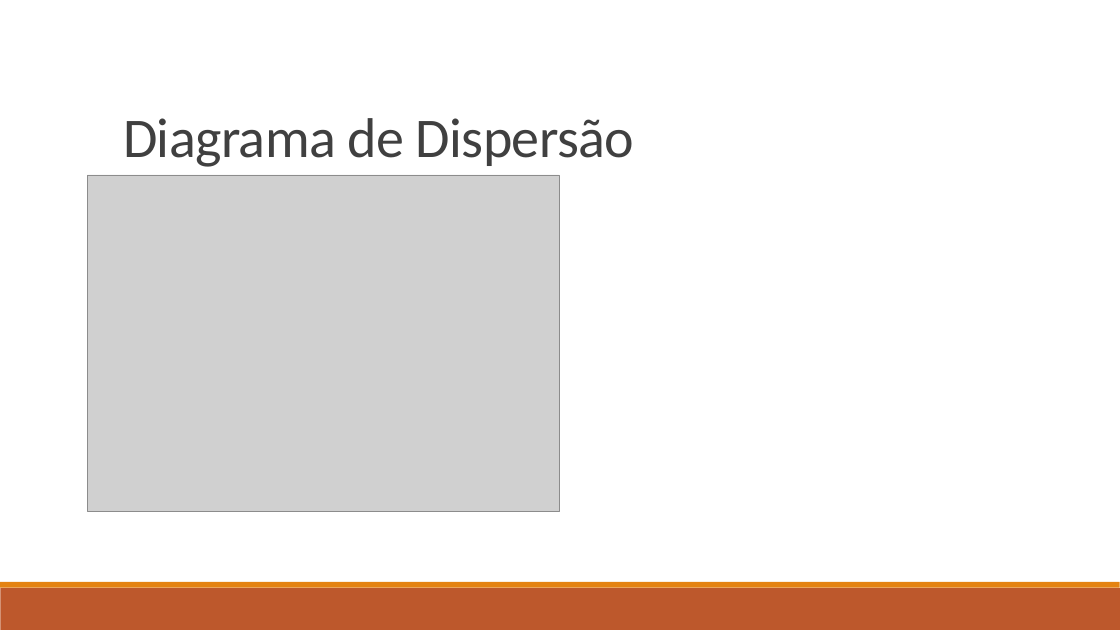
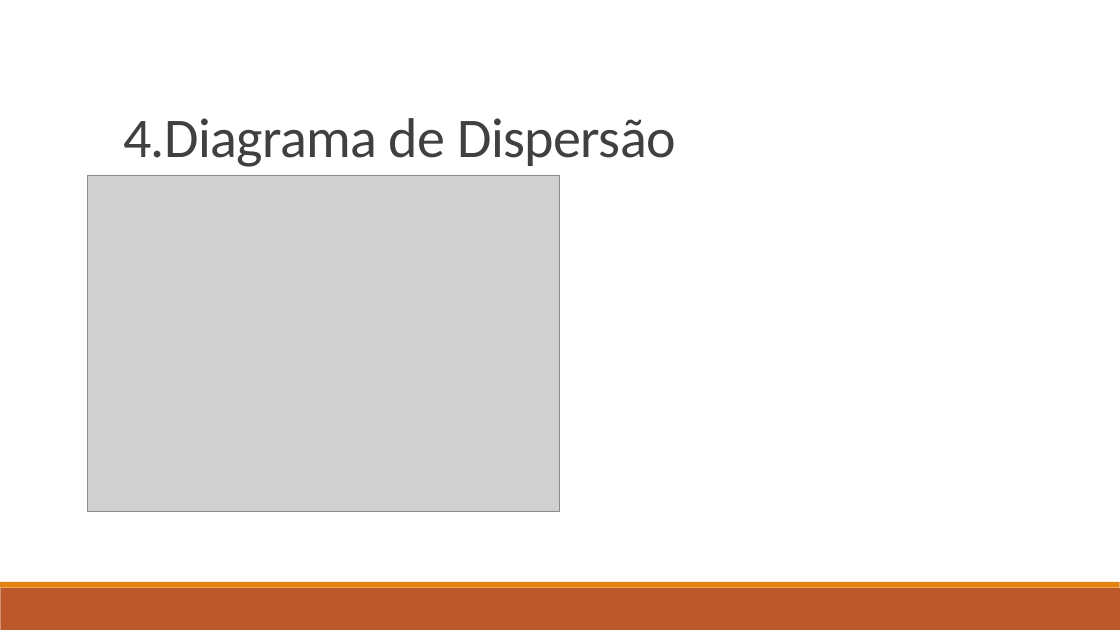
Before and after one commit to ruhansanabria/Puc_Lean2016, a slide deck: slide 13 of Apresentações/TRE DMAIC - Analyze.pptx (slide 10 before the commit). Drawn at 1120x630 pixels with LibreOffice and Linux fonts; fonts in the diff are those of the drawing; grey boxes stand for pictures. Boxes give left, top, right and bottom in pixels: in the first picture for what was removed or moved away, otherwise in the second. Text is boxed around its words. In the diff, an @@ line names an element or a change of style, - is before the commit and + after.

```diff
--- a/Apresentações/TRE DMAIC - Analyze.pptx
+++ b/Apresentações/TRE DMAIC - Analyze.pptx
@@ text at bbox=[123, 118, 676, 167]: text changed @@
-Diagrama de Dispersão
+4.Diagrama de Dispersão
```
Also in this commit, not shown: 6 other slides changed, 3 slides added, 8 other files.
